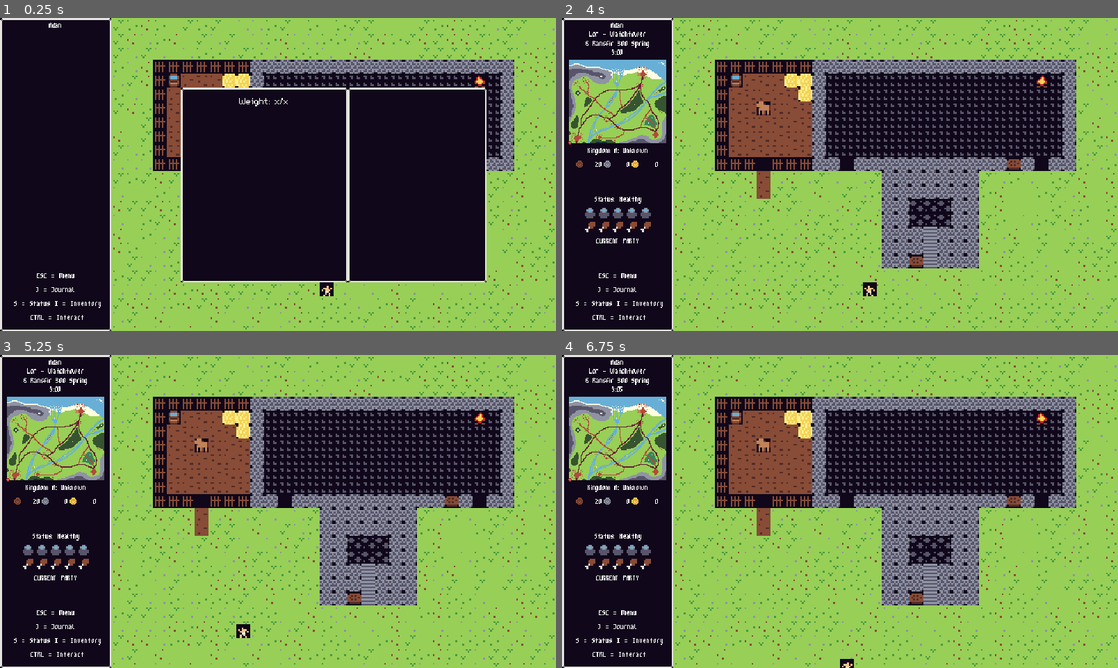
Above: before the commit, frames 1-4 (two rows, left to right).
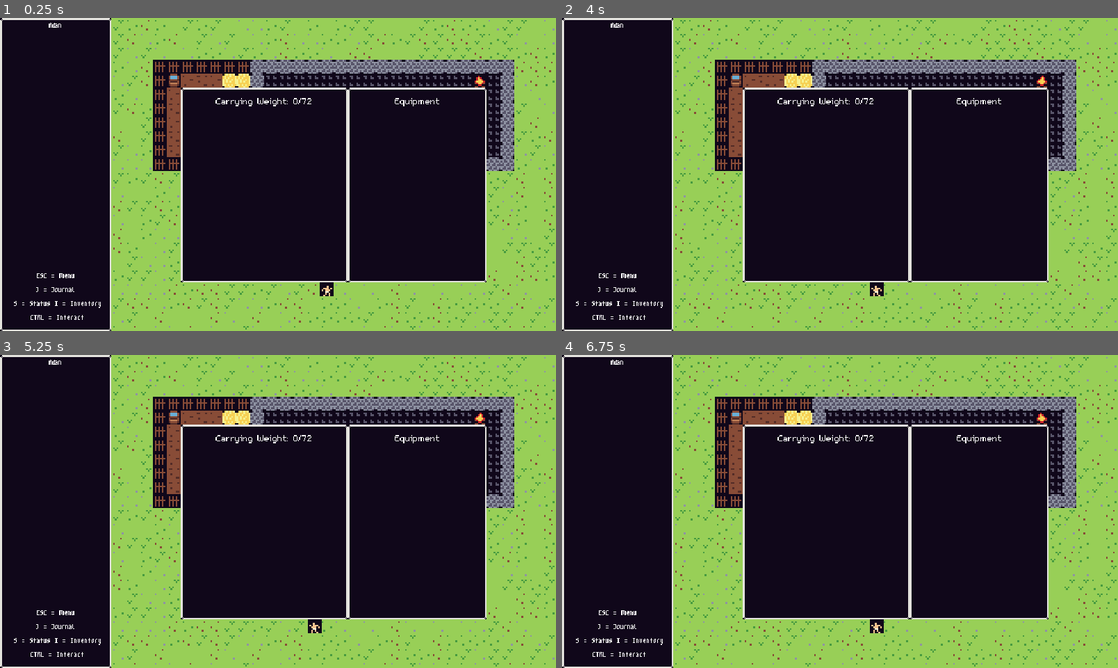
Above: after the commit, the same moments.

Repository: ChrisGlenn/Taelus
Game: Godot game, scene res://Scenes/Cells/Region-Lor/L00x48/lor_00x_48.tscn
Two runs of this game, one before a commit and one after it. Both use one fixed random seed, a clock stepped at 60 frames per second and the inputs below. This scene is started directly instead of the project's main scene.
Inputs:
- Up to frame 1 (0.25 s): no input
- Up to frame 2 (4 s): tap Enter at 0.5, 2, 3.5 s; hold Right (tae_right) 0.53-1.28 s; tap I (tae_i) at 0.6, 1.55, 2.1, 3.05, 3.8 s; tap Space (tae_select) at 1.25, 2.75 s; hold Down (tae_down) 1.28-2.03 s; tap End (tae_end) at 1.35 s; hold Right (tae_right) 2.03-2.78 s; hold Up (tae_up) 2.78-3.53 s; tap J (tae_j) at 2.85 s; hold Left (tae_left) from 3.53 s (still down); tap M (tae_m) at 3.6 s
- Up to frame 3 (5.25 s): tap Escape (tae_cancel) at 4.15 s; tap Ctrl (tae_mode) at 4.35 s; tap I (tae_i) at 4.55 s; release Left (tae_left) at 5.03 s; hold Down (tae_down) from 5.03 s (still down); tap S (tae_s) at 5.1 s
- Up to frame 4 (6.75 s): tap I (tae_i) at 5.3, 6.05, 6.6 s; release Down (tae_down) at 5.78 s; hold Right (tae_right) 5.78-6.53 s; tap Space (tae_select) at 5.85 s; hold Up (tae_up) from 6.53 s (still down)

The runs differ from the first frame. In frame 1, 0.2% of the frame differs, in the area x 38-79%, y 25-29%; in frame 2, 32%; in frame 3, 32%, in the area x 1-88%, y 4-91%; in frame 4, 32%.

Commit message:
12/21/2023 AFTERNOON

Diff:
--- a/Scenes/UI/HUD/hud.gd
+++ b/Scenes/UI/HUD/hud.gd
@@ -28,12 +28,9 @@
 @onready var INVENTORY = $Inventory
 @export var INVSLOTS : Array[Sprite2D] = [] # inventory slots
 @onready var INVCURSOR = $Inventory/InventoryBackground/InvCursor
-@onready var INVICON = $Inventory/InventoryBackground/HighlightedInv
-
 # hud variables
 var inv_cursor_active = false # if false will be hidden
 var inv_cursor_pos = 0 # corresponds with the inventory slots
-var inv_dict = [{"frame": 0},{"frame": 0},{"frame": 0},{"frame": 0},{"frame": 0},{"frame": 0},{"frame": 0},{"frame": 0}]
 
 
 func _ready():
@@ -83,7 +80,8 @@
 		elif Input.is_action_just_pressed("tae_s"):
 			pass # STATUS SCREEN GOES HERE
 		elif Input.is_action_just_pressed("tae_i"):
-			pass # INVENTORY GOES HERE
+			update_inventory() # refresh the inventory
+			Globals.hud_mode = "INVENTORY" # change to inventory
 	elif Globals.hud_mode == "SELECT":
 		# When the player uses the selector to select something the information is displayed here.
 		# this will also give the player a set of options they can choose to interact with the world
@@ -103,9 +101,11 @@
 		MAIN.visible = false # hide the main hud
 		SELECTION.visible = false # hide the selection hud
 		DIAGHUD.visible = false # hide the dialogue hud
+		$Inventory/InventoryBackground/WeightLabel.text = str("Carrying Weight: ", Globals.player["weight"], "/", Globals.player["capacity"])
 		# INPUT
 		if Input.is_action_just_pressed("tae_cancel"):
-			pass # PAUSE MENU GOES HERE!!!
+			Globals.hud_mode = "MAIN" # return to main menu before pause menu
+			# GAME PAUSED
 		elif Input.is_action_just_pressed("tae_j"):
 			pass # JOURNAL GOES HERE
 		elif Input.is_action_just_pressed("tae_s"):
@@ -113,11 +113,13 @@
 		elif Input.is_action_just_pressed("tae_m"):
 			Globals.can_play = true # return player movement
 			Globals.hud_mode = "MAIN" # return to main menu
+
 func update_inventory():
 	# update the player's inventory
 	for n in Globals.player["inventory"].size():
-		print(Globals.player["inventory"][n])
+		# print(Globals.player["inventory"][n])
 		INVSLOTS[n].frame = Globals.player["inventory"][n]["item"] # update inventory slot frame
+		Globals.player["weight"] += Globals.player["inventory"][n]["weight"]
 		if n == 0 and Globals.player["inventory"][n]["item"] != 0:
 			# set the inventory selector as active
 			INVCURSOR.frame = 0
@@ -126,19 +128,10 @@
 			# set the inventory selector as NOT active
 			INVCURSOR.frame = 1
 			inv_cursor_active = false
-		match Globals.player["inventory"][n]["item"]:
-			0:
-				# empty
-				# clear it out
-				Globals.player["inventory"][n]["type"] = "EMPTY" # clear type
-				Globals.player["inventory"][n]["name"] = "" # clear name
-				Globals.player["inventory"][n]["desc"] = "" # clear description
-				Globals.player["inventory"][n]["amnt"] = 0 # reset amount
-			1:
-				# wineskin
-				pass
-
 
 func arrange_inventory():
 	# will arrange the inventory to get rid of any empty spots
 	pass
+
+func inventory_cursor():
+	pass
--- a/Scenes/UI/HUD/hud.tscn
+++ b/Scenes/UI/HUD/hud.tscn
@@ -598,7 +598,7 @@
 offset_left = 16.0
 offset_top = 8.0
 offset_right = 176.0
-offset_bottom = 56.0
+offset_bottom = 48.0
 theme_override_fonts/font = ExtResource("6_lpdjx")
 text = "Weight: x/x"
 horizontal_alignment = 1
@@ -792,6 +792,25 @@
 centered = false
 hframes = 32
 vframes = 8
+
+[node name="ItemLabel" type="Label" parent="Inventory/InventoryBackground"]
+layout_mode = 0
+offset_left = -200.0
+offset_top = 56.0
+offset_right = -88.0
+offset_bottom = 72.0
+theme_override_fonts/font = ExtResource("6_lpdjx")
+theme_override_font_sizes/font_size = 15
+horizontal_alignment = 1
+
+[node name="ItemDescription" type="Label" parent="Inventory/InventoryBackground"]
+layout_mode = 0
+offset_left = -200.0
+offset_top = 80.0
+offset_right = -88.0
+offset_bottom = 184.0
+theme_override_fonts/font = ExtResource("6_lpdjx")
+theme_override_font_sizes/font_size = 15
 
 [node name="EquipmentOverlay" type="NinePatchRect" parent="Inventory"]
 offset_left = 400.0
@@ -803,6 +822,15 @@
 patch_margin_top = 5
 patch_margin_right = 5
 patch_margin_bottom = 5
+
+[node name="EquipmentLabel" type="Label" parent="Inventory/EquipmentOverlay"]
+offset_left = 8.0
+offset_top = 8.0
+offset_right = 152.0
+offset_bottom = 24.0
+theme_override_fonts/font = ExtResource("6_lpdjx")
+text = "Equipment"
+horizontal_alignment = 1
 
 [node name="ExternalInventory" type="NinePatchRect" parent="Inventory"]
 visible = false
--- a/Scripts/Globals.gd
+++ b/Scripts/Globals.gd
@@ -47,15 +47,15 @@
 	"weapon": 0,
 	"shield": 0,
 	"reputation": "Unknown",
-	"inventory": [{"item": 0,"type": "EMPTY","name": "","desc": "","amnt": 0},{"item": 0,"type": "EMPTY","name": "","desc": "","amnt": 0},{"item": 0,"type": "EMPTY","name": "","desc": "","amnt": 0},{"item": 0,"type": "EMPTY","name": "","desc": "","amnt": 0},
-	{"item": 0,"type": "EMPTY","name": "","desc": "","amnt": 0},{"item": 0,"type": "EMPTY","name": "","desc": "","amnt": 0},{"item": 0,"type": "EMPTY","name": "","desc": "","amnt": 0},{"item": 0,"type": "EMPTY","name": "","desc": "","amnt": 0},
-	{"item": 0,"type": "EMPTY","name": "","desc": "","amnt": 0},{"item": 0,"type": "EMPTY","name": "","desc": "","amnt": 0},{"item": 0,"type": "EMPTY","name": "","desc": "","amnt": 0},{"item": 0,"type": "EMPTY","name": "","desc": "","amnt": 0},
-	{"item": 0,"type": "EMPTY","name": "","desc": "","amnt": 0},{"item": 0,"type": "EMPTY","name": "","desc": "","amnt": 0},{"item": 0,"type": "EMPTY","name": "","desc": "","amnt": 0},{"item": 0,"type": "EMPTY","name": "","desc": "","amnt": 0},
-	{"item": 0,"type": "EMPTY","name": "","desc": "","amnt": 0},{"item": 0,"type": "EMPTY","name": "","desc": "","amnt": 0},{"item": 0,"type": "EMPTY","name": "","desc": "","amnt": 0},{"item": 0,"type": "EMPTY","name": "","desc": "","amnt": 0},
-	{"item": 0,"type": "EMPTY","name": "","desc": "","amnt": 0},{"item": 0,"type": "EMPTY","name": "","desc": "","amnt": 0},{"item": 0,"type": "EMPTY","name": "","desc": "","amnt": 0},{"item": 0,"type": "EMPTY","name": "","desc": "","amnt": 0},
-	{"item": 0,"type": "EMPTY","name": "","desc": "","amnt": 0}],
+	"inventory": [{"item": 0,"type": "EMPTY","name": "","desc": "","amnt": 0,"weight": 0},{"item": 0,"type": "EMPTY","name": "","desc": "","amnt": 0,"weight": 0},{"item": 0,"type": "EMPTY","name": "","desc": "","amnt": 0,"weight": 0},{"item": 0,"type": "EMPTY","name": "","desc": "","amnt": 0,"weight": 0},
+	{"item": 0,"type": "EMPTY","name": "","desc": "","amnt": 0,"weight": 0},{"item": 0,"type": "EMPTY","name": "","desc": "","amnt": 0,"weight": 0},{"item": 0,"type": "EMPTY","name": "","desc": "","amnt": 0,"weight": 0},{"item": 0,"type": "EMPTY","name": "","desc": "","amnt": 0,"weight": 0},
+	{"item": 0,"type": "EMPTY","name": "","desc": "","amnt": 0,"weight": 0},{"item": 0,"type": "EMPTY","name": "","desc": "","amnt": 0,"weight": 0},{"item": 0,"type": "EMPTY","name": "","desc": "","amnt": 0,"weight": 0},{"item": 0,"type": "EMPTY","name": "","desc": "","amnt": 0,"weight": 0},
+	{"item": 0,"type": "EMPTY","name": "","desc": "","amnt": 0,"weight": 0},{"item": 0,"type": "EMPTY","name": "","desc": "","amnt": 0,"weight": 0},{"item": 0,"type": "EMPTY","name": "","desc": "","amnt": 0,"weight": 0},{"item": 0,"type": "EMPTY","name": "","desc": "","amnt": 0,"weight": 0},
+	{"item": 0,"type": "EMPTY","name": "","desc": "","amnt": 0,"weight": 0},{"item": 0,"type": "EMPTY","name": "","desc": "","amnt": 0,"weight": 0},{"item": 0,"type": "EMPTY","name": "","desc": "","amnt": 0,"weight": 0},{"item": 0,"type": "EMPTY","name": "","desc": "","amnt": 0,"weight": 0},
+	{"item": 0,"type": "EMPTY","name": "","desc": "","amnt": 0,"weight": 0},{"item": 0,"type": "EMPTY","name": "","desc": "","amnt": 0,"weight": 0},{"item": 0,"type": "EMPTY","name": "","desc": "","amnt": 0,"weight": 0},{"item": 0,"type": "EMPTY","name": "","desc": "","amnt": 0,"weight": 0},
+	{"item": 0,"type": "EMPTY","name": "","desc": "","amnt": 0,"weight": 0}],
 	"weight": 0.0,
-	"capactiy": 72.0,
+	"capacity": 72.0,
 	"thirst": 100.0,
 	"hunger": 100.0,
 	"days_left": 5000
